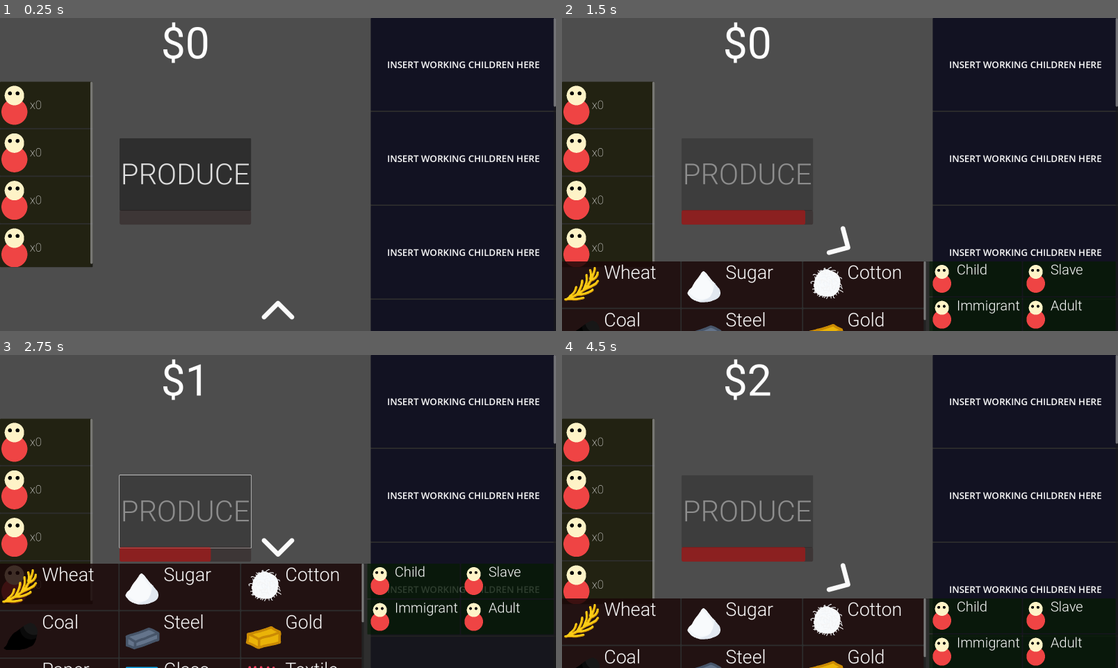
Above: before the commit, frames 1-4 (two rows, left to right).
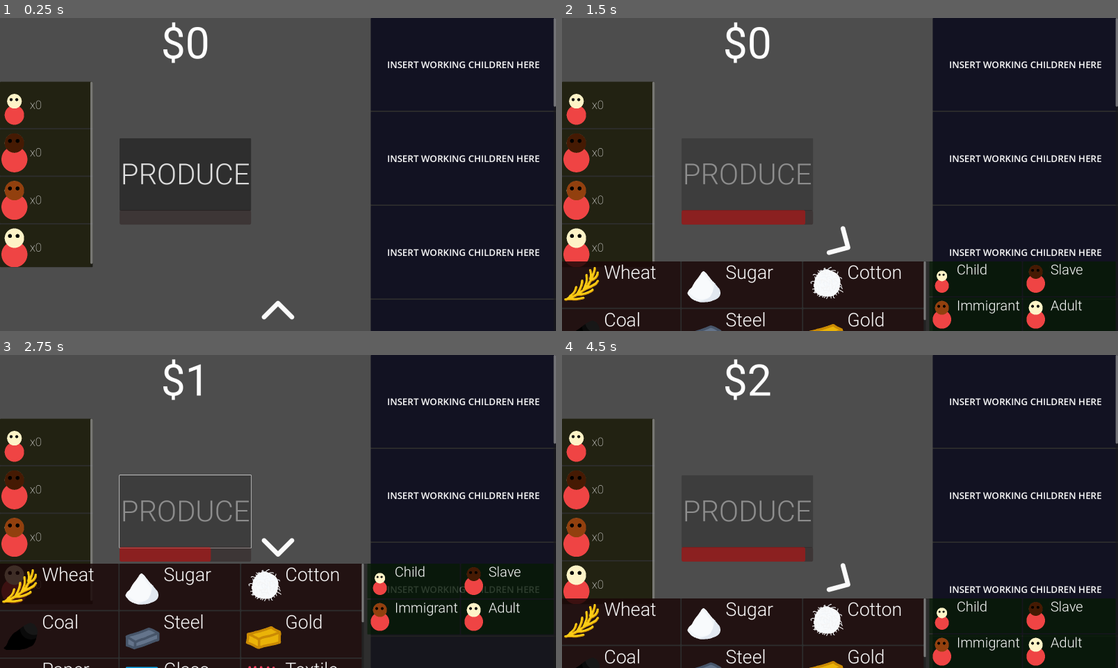
Above: after the commit, the same moments.

Repository: LowBudgetGameDev/Industrial-Revolution-Game
Game: Godot game, scene res://Scenes/Game_Scene.tscn
Same seed, same stepped clock (60 frames per second), same inputs: the game is played once before the commit and once after it.
Inputs (mouse positions are in pixels of both pictures, inside the frame that each line leads up to):
- Up to frame 1 (0.25 s): no input
- Up to frame 2 (1.5 s): click "PRODUCE" at 0.5 s; click (840, 312) at 1.25 s
- Up to frame 3 (2.75 s): click "PRODUCE" at 2 s
- Up to frame 4 (4.5 s): click (840, 545) at 2.75 s; click "PRODUCE" at 3.5 s; click (840, 649) at 4.25 s

The runs differ from the first frame. In frame 1, 0.6% of the frame differs, in the area x 0-5%, y 21-59%; in frame 2, 0.9%, in the area x 0-87%, y 21-95%; in frame 3, 0.9%; in frame 4, 0.9%.

Commit message:
made each worker look different

Diff:
--- a/Resources/Workers/Adult.tres
+++ b/Resources/Workers/Adult.tres
@@ -1,7 +1,9 @@
-[gd_resource type="Resource" script_class="Worker" load_steps=2 format=3 uid="uid://7snyddgru0de"]
+[gd_resource type="Resource" script_class="Worker" load_steps=3 format=3 uid="uid://7snyddgru0de"]
 
 [ext_resource type="Script" path="res://Scripts/Worker.gd" id="1_cgct0"]
+[ext_resource type="PackedScene" uid="uid://cpwbnemp1pynd" path="res://Scenes/Humans/Adult.tscn" id="2_6cptc"]
 
 [resource]
 script = ExtResource("1_cgct0")
 name = "Adult"
+sprite = ExtResource("2_6cptc")
--- a/Resources/Workers/Child.tres
+++ b/Resources/Workers/Child.tres
@@ -1,7 +1,9 @@
-[gd_resource type="Resource" script_class="Worker" load_steps=2 format=3 uid="uid://dvgkguv68wy6k"]
+[gd_resource type="Resource" script_class="Worker" load_steps=3 format=3 uid="uid://dvgkguv68wy6k"]
 
 [ext_resource type="Script" path="res://Scripts/Worker.gd" id="1_g0ivo"]
+[ext_resource type="PackedScene" uid="uid://bcdfe2erotje3" path="res://Scenes/Humans/Child.tscn" id="2_7psvk"]
 
 [resource]
 script = ExtResource("1_g0ivo")
 name = "Child"
+sprite = ExtResource("2_7psvk")
--- a/Resources/Workers/Immigrant.tres
+++ b/Resources/Workers/Immigrant.tres
@@ -1,7 +1,9 @@
-[gd_resource type="Resource" script_class="Worker" load_steps=2 format=3 uid="uid://c8srxss514ce6"]
+[gd_resource type="Resource" script_class="Worker" load_steps=3 format=3 uid="uid://c8srxss514ce6"]
 
 [ext_resource type="Script" path="res://Scripts/Worker.gd" id="1_f6cbr"]
+[ext_resource type="PackedScene" uid="uid://d0e0325pahdrx" path="res://Scenes/Humans/Immigrant.tscn" id="2_5u0ws"]
 
 [resource]
 script = ExtResource("1_f6cbr")
 name = "Immigrant"
+sprite = ExtResource("2_5u0ws")
--- a/Resources/Workers/Slave.tres
+++ b/Resources/Workers/Slave.tres
@@ -1,7 +1,9 @@
-[gd_resource type="Resource" script_class="Worker" load_steps=2 format=3 uid="uid://drpsfb0qivc7d"]
+[gd_resource type="Resource" script_class="Worker" load_steps=3 format=3 uid="uid://drpsfb0qivc7d"]
 
 [ext_resource type="Script" path="res://Scripts/Worker.gd" id="1_hlaeo"]
+[ext_resource type="PackedScene" uid="uid://cubevjlwqssvb" path="res://Scenes/Humans/Slave.tscn" id="2_jsxs4"]
 
 [resource]
 script = ExtResource("1_hlaeo")
 name = "Slave"
+sprite = ExtResource("2_jsxs4")
--- a/Scenes/HiredWorkersUI.tscn
+++ b/Scenes/HiredWorkersUI.tscn
@@ -1,6 +1,5 @@
-[gd_scene load_steps=4 format=3 uid="uid://cfh2si13l22lg"]
+[gd_scene load_steps=3 format=3 uid="uid://cfh2si13l22lg"]
 
-[ext_resource type="PackedScene" uid="uid://bpx3he5kcmckm" path="res://Scenes/Human.tscn" id="1_63tl2"]
 [ext_resource type="Script" path="res://Scripts/HiredWorkerUI.gd" id="1_s0t40"]
 [ext_resource type="FontFile" uid="uid://bl1qtcrket7xy" path="res://Fonts/Roboto-Thin.ttf" id="2_5r4jb"]
 
@@ -26,14 +25,6 @@
 grow_horizontal = 2
 grow_vertical = 2
 
-[node name="Human" parent="." instance=ExtResource("1_63tl2")]
-layout_mode = 1
-offset_left = 5.0
-offset_top = 14.0
-offset_right = -59.0
-offset_bottom = 238.0
-scale = Vector2(0.35, 0.35)
-
 [node name="AmountText" type="RichTextLabel" parent="."]
 layout_mode = 1
 anchors_preset = 6
--- /dev/null
+++ b/Scenes/Humans/Adult.tscn
@@ -0,0 +1,37 @@
+[gd_scene load_steps=4 format=3 uid="uid://cpwbnemp1pynd"]
+
+[ext_resource type="Texture2D" uid="uid://ex0ydaurea2q" path="res://Textures/People.png" id="1_sscnb"]
+
+[sub_resource type="AtlasTexture" id="AtlasTexture_l1okm"]
+atlas = ExtResource("1_sscnb")
+region = Rect2(0, 0, 256, 256)
+
+[sub_resource type="AtlasTexture" id="AtlasTexture_h7fhp"]
+atlas = ExtResource("1_sscnb")
+region = Rect2(0, 256, 256, 256)
+
+[node name="Human" type="Control"]
+custom_minimum_size = Vector2(256, 384)
+layout_mode = 3
+anchors_preset = 15
+anchor_right = 1.0
+anchor_bottom = 1.0
+offset_right = -2624.0
+offset_bottom = -1236.0
+grow_horizontal = 2
+grow_vertical = 2
+
+[node name="Body" type="TextureRect" parent="."]
+layout_mode = 0
+offset_top = 128.0
+offset_right = 256.0
+offset_bottom = 384.0
+texture = SubResource("AtlasTexture_l1okm")
+
+[node name="Head" type="TextureRect" parent="."]
+layout_mode = 1
+offset_left = 32.0
+offset_right = 288.0
+offset_bottom = 256.0
+scale = Vector2(0.75, 0.75)
+texture = SubResource("AtlasTexture_h7fhp")
--- /dev/null
+++ b/Scenes/Humans/Child.tscn
@@ -0,0 +1,40 @@
+[gd_scene load_steps=4 format=3 uid="uid://bcdfe2erotje3"]
+
+[ext_resource type="Texture2D" uid="uid://ex0ydaurea2q" path="res://Textures/People.png" id="1_s1j38"]
+
+[sub_resource type="AtlasTexture" id="AtlasTexture_l1okm"]
+atlas = ExtResource("1_s1j38")
+region = Rect2(0, 0, 256, 256)
+
+[sub_resource type="AtlasTexture" id="AtlasTexture_h7fhp"]
+atlas = ExtResource("1_s1j38")
+region = Rect2(0, 256, 256, 256)
+
+[node name="Human" type="Control"]
+custom_minimum_size = Vector2(256, 384)
+layout_mode = 3
+anchors_preset = 15
+anchor_right = 1.0
+anchor_bottom = 1.0
+offset_right = -2624.0
+offset_bottom = -1236.0
+grow_horizontal = 2
+grow_vertical = 2
+
+[node name="Body" type="TextureRect" parent="."]
+layout_mode = 0
+offset_left = 32.0
+offset_top = 192.0
+offset_right = 288.0
+offset_bottom = 448.0
+scale = Vector2(0.75, 0.75)
+texture = SubResource("AtlasTexture_l1okm")
+
+[node name="Head" type="TextureRect" parent="."]
+layout_mode = 1
+offset_left = 56.0
+offset_top = 80.0
+offset_right = 312.0
+offset_bottom = 336.0
+scale = Vector2(0.563, 0.563)
+texture = SubResource("AtlasTexture_h7fhp")
--- /dev/null
+++ b/Scenes/Humans/Immigrant.tscn
@@ -0,0 +1,37 @@
+[gd_scene load_steps=4 format=3 uid="uid://d0e0325pahdrx"]
+
+[ext_resource type="Texture2D" uid="uid://ex0ydaurea2q" path="res://Textures/People.png" id="1_n1h82"]
+
+[sub_resource type="AtlasTexture" id="AtlasTexture_l1okm"]
+atlas = ExtResource("1_n1h82")
+region = Rect2(0, 0, 256, 256)
+
+[sub_resource type="AtlasTexture" id="AtlasTexture_h7fhp"]
+atlas = ExtResource("1_n1h82")
+region = Rect2(256, 256, 256, 256)
+
+[node name="Human" type="Control"]
+custom_minimum_size = Vector2(256, 384)
+layout_mode = 3
+anchors_preset = 15
+anchor_right = 1.0
+anchor_bottom = 1.0
+offset_right = -1920.0
+offset_bottom = -1080.0
+grow_horizontal = 2
+grow_vertical = 2
+
+[node name="Body" type="TextureRect" parent="."]
+layout_mode = 0
+offset_top = 128.0
+offset_right = 256.0
+offset_bottom = 384.0
+texture = SubResource("AtlasTexture_l1okm")
+
+[node name="Head" type="TextureRect" parent="."]
+layout_mode = 1
+offset_left = 32.0
+offset_right = 288.0
+offset_bottom = 256.0
+scale = Vector2(0.75, 0.75)
+texture = SubResource("AtlasTexture_h7fhp")
--- /dev/null
+++ b/Scenes/Humans/Slave.tscn
@@ -0,0 +1,37 @@
+[gd_scene load_steps=4 format=3 uid="uid://cubevjlwqssvb"]
+
+[ext_resource type="Texture2D" uid="uid://ex0ydaurea2q" path="res://Textures/People.png" id="1_mhwvn"]
+
+[sub_resource type="AtlasTexture" id="AtlasTexture_l1okm"]
+atlas = ExtResource("1_mhwvn")
+region = Rect2(0, 0, 256, 256)
+
+[sub_resource type="AtlasTexture" id="AtlasTexture_h7fhp"]
+atlas = ExtResource("1_mhwvn")
+region = Rect2(512, 256, 256, 256)
+
+[node name="Human" type="Control"]
+custom_minimum_size = Vector2(256, 384)
+layout_mode = 3
+anchors_preset = 15
+anchor_right = 1.0
+anchor_bottom = 1.0
+offset_right = -1920.0
+offset_bottom = -1080.0
+grow_horizontal = 2
+grow_vertical = 2
+
+[node name="Body" type="TextureRect" parent="."]
+layout_mode = 0
+offset_top = 128.0
+offset_right = 256.0
+offset_bottom = 384.0
+texture = SubResource("AtlasTexture_l1okm")
+
+[node name="Head" type="TextureRect" parent="."]
+layout_mode = 1
+offset_left = 32.0
+offset_right = 288.0
+offset_bottom = 256.0
+scale = Vector2(0.75, 0.75)
+texture = SubResource("AtlasTexture_h7fhp")
--- a/Scenes/MarketWorkerUI.tscn
+++ b/Scenes/MarketWorkerUI.tscn
@@ -1,6 +1,5 @@
-[gd_scene load_steps=4 format=3 uid="uid://d3sur0ighbywx"]
+[gd_scene load_steps=3 format=3 uid="uid://d3sur0ighbywx"]
 
-[ext_resource type="PackedScene" uid="uid://bpx3he5kcmckm" path="res://Scenes/Human.tscn" id="1_l3lhr"]
 [ext_resource type="Script" path="res://Scripts/MarketWorkerUI.gd" id="1_t6bqr"]
 [ext_resource type="FontFile" uid="uid://dtxa1ss1665cq" path="res://Fonts/Roboto-Light.ttf" id="2_lavk4"]
 
@@ -26,19 +25,6 @@
 grow_horizontal = 2
 grow_vertical = 2
 
-[node name="Human" parent="." instance=ExtResource("1_l3lhr")]
-layout_mode = 1
-anchors_preset = 0
-anchor_right = 0.0
-anchor_bottom = 0.0
-offset_left = 12.0
-offset_top = 12.0
-offset_right = 268.0
-offset_bottom = 396.0
-grow_horizontal = 1
-grow_vertical = 1
-scale = Vector2(0.25, 0.25)
-
 [node name="WorkerName" type="RichTextLabel" parent="."]
 layout_mode = 1
 anchors_preset = 1
--- a/Scripts/HiredWorkerUI.gd
+++ b/Scripts/HiredWorkerUI.gd
@@ -7,3 +7,11 @@
 
 func init():
     amount_text.text = "x" + str(WorkerManager.instance.get_amount_workers_hired(worker))
+
+    var human_scene = load(WorkerManager.instance.get_worker_resource(worker).sprite.resource_path)
+
+    var human = human_scene.instantiate()
+
+    add_child(human)
+    human.set_position(Vector2(5, 14))
+    human.set_scale(Vector2(0.35, 0.35))
--- a/Scripts/MarketWorkerUI.gd
+++ b/Scripts/MarketWorkerUI.gd
@@ -7,3 +7,12 @@
 
 func init():
 	worker_name_text.text = worker.name
+
+	var human_scene = load(worker.sprite.resource_path)
+
+	var human = human_scene.instantiate()
+
+	add_child(human)
+
+	human.set_scale(Vector2(0.25, 0.25))
+	human.set_position(Vector2(12, 12))
--- a/Scripts/Worker.gd
+++ b/Scripts/Worker.gd
@@ -3,3 +3,4 @@
 class_name Worker
 
 @export var name: String
+@export var sprite: PackedScene
Renamed: Scenes/Human.tscn -> Scenes/Humans/Human.tscn
